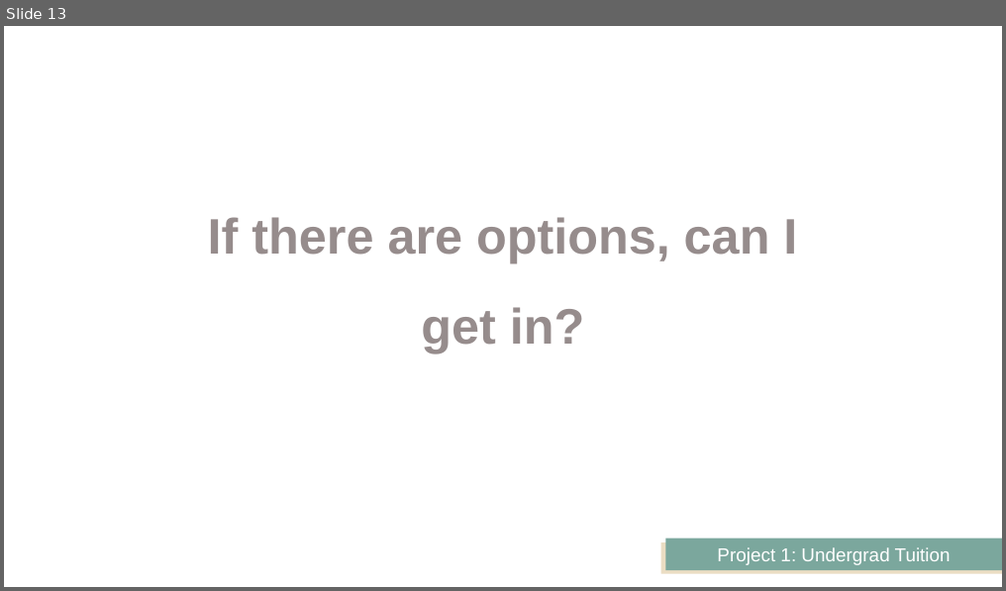
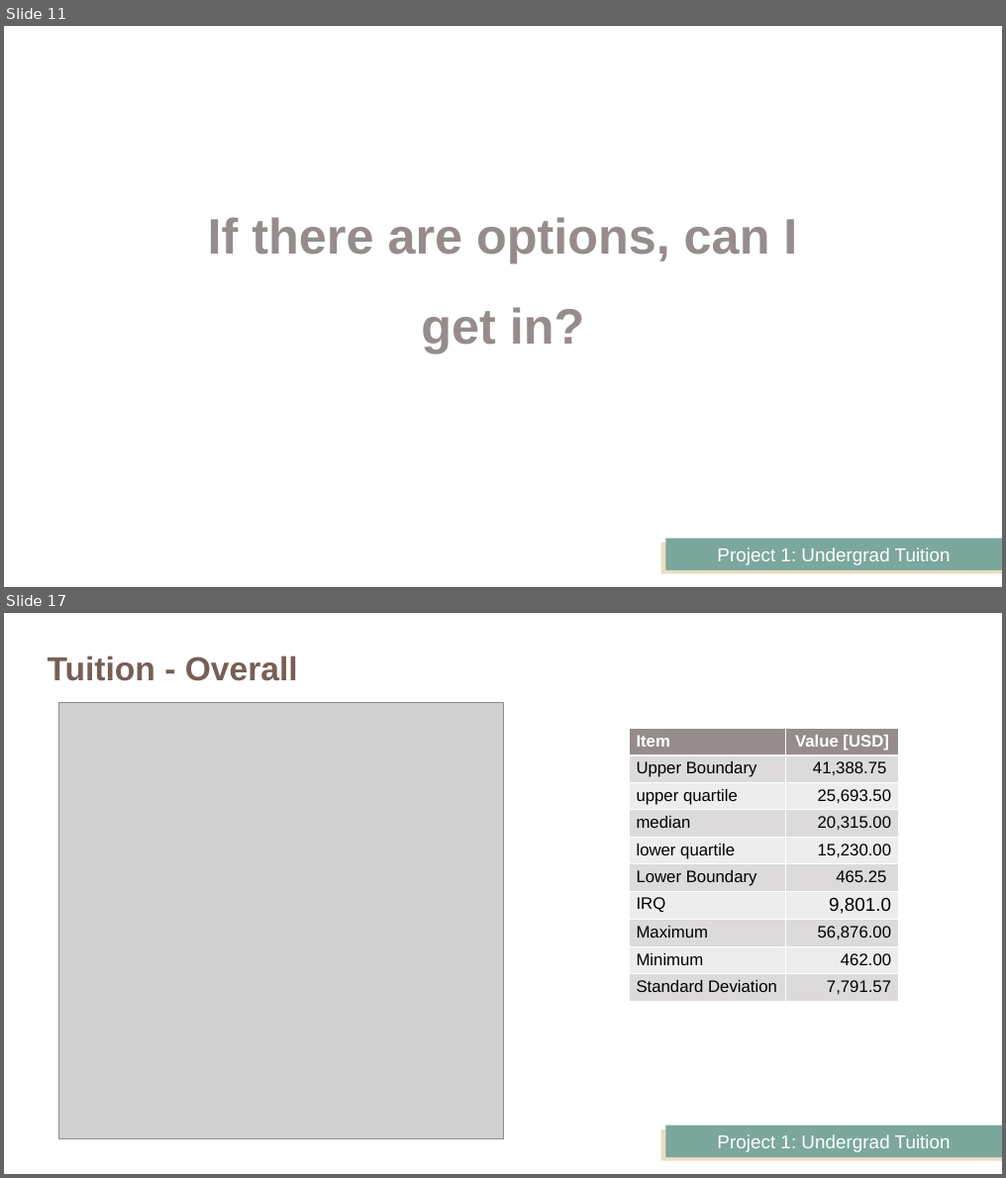
Before and after one commit to JeffPinegar/Proj1_undergraduate, a slide deck: Presentation/Getting Started.pptx. Shown one above the other, each under a label of ours: slide 13 before the commit, slides 11 and 17 after it; the slides between them are not shown. The pictures are 1006x591 and 1006x1178 pixels, drawn with LibreOffice and Linux fonts; fonts in the diff are those of the drawing; grey boxes stand for pictures. Boxes give left, top, right and bottom in pixels: in the first picture for what was removed or moved away, otherwise in the second. Text is boxed around its words. In the diff, an @@ line names an element or a change of style, - is before the commit and + after.

```diff
--- a/Presentation/Getting Started.pptx
+++ b/Presentation/Getting Started.pptx
@@ slide 17 added at [4,613,1002,1174], background #FFFFFF; not listed: 2 template elements that a slide beside it also shows @@
@@ title added at [48,656,298,681], 32 pt, text #775F55, bold @@
+Tuition - Overall
@@ picture added at [58,702,503,1139] @@
@@ table added at [629,728,899,1005], 10 rows, 2 columns @@
+Item | Value [USD]
+Upper Boundary | 41,388.75
+upper quartile | 25,693.50
+median | 20,315.00
+lower quartile | 15,230.00
+Lower Boundary | 465.25
+IRQ | 9,801.0
+Maximum | 56,876.00
+Minimum | 462.00
+Standard Deviation | 7,791.57
@@ what was slide 13 is now slide 11 @@
```
Also in this commit, not shown: 14 slides changed, 8 other slides added, 4 slides removed, 17 other files.
